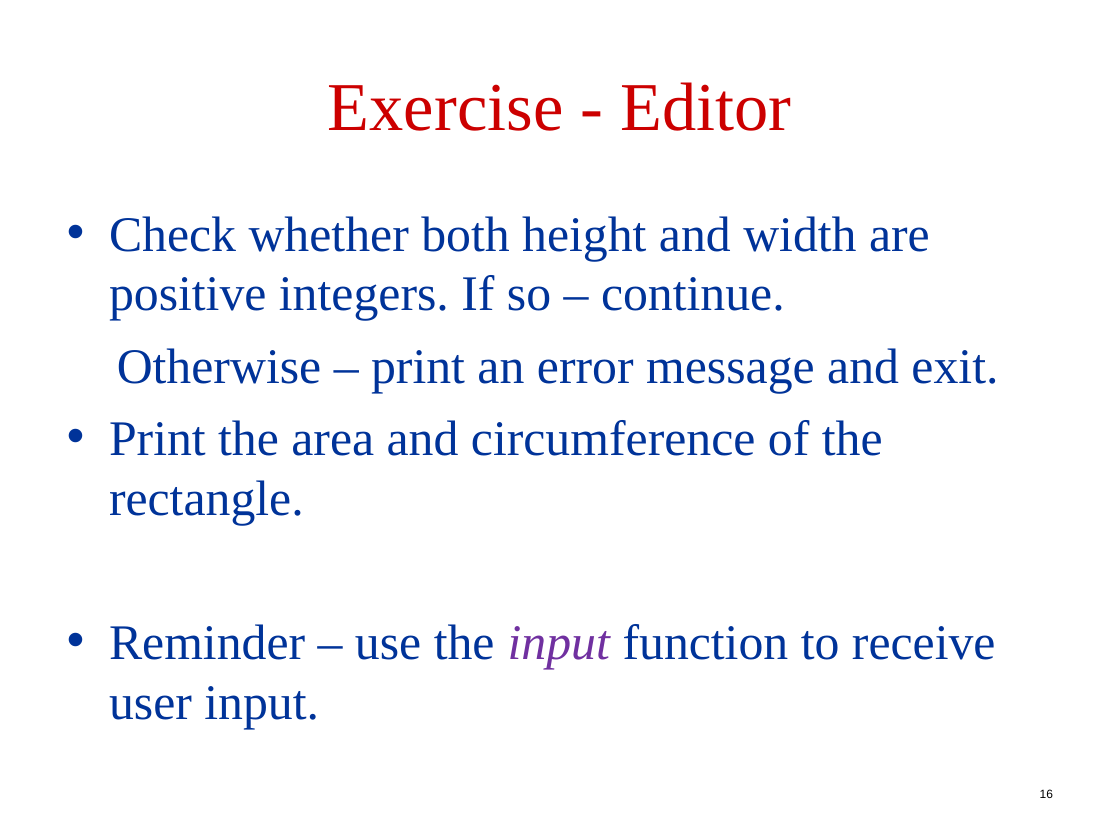
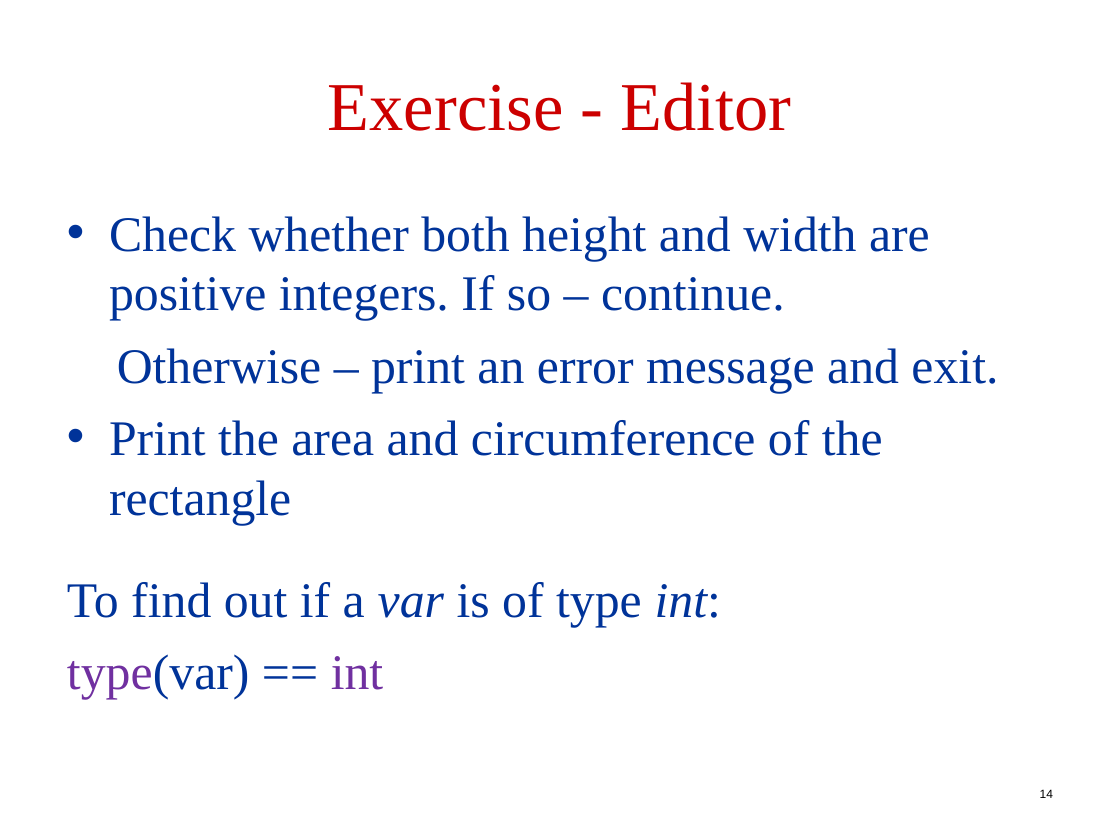
Before and after one commit to robintux/gip, a slide deck: slide 14 of Tirgul/1/tirgul1.ppt (slide 16 before the commit). Drawn at 1120x840 pixels with LibreOffice and Linux fonts; fonts in the diff are those of the drawing. Boxes give left, top, right and bottom in pixels: in the first picture for what was removed or moved away, otherwise in the second. Text is boxed around its words. In the diff, an @@ line names an element or a change of style, - is before the commit and + after.

```diff
--- a/Tirgul/1/tirgul1.ppt
+++ b/Tirgul/1/tirgul1.ppt
@@ text at bbox=[67, 420, 883, 699]: text changed @@
-• Print the area and circumference of the rectangle.
-• Reminder – use the input function to receive user input.
+• Print the area and circumference of the rectangle
+To find out if a var is of type int:
+type(var) == int
@@ page number at bbox=[1040, 789, 1053, 798]: text changed @@
-16
+14
```
Also in this commit, not shown: 4 other slides changed, 2 slides removed.
